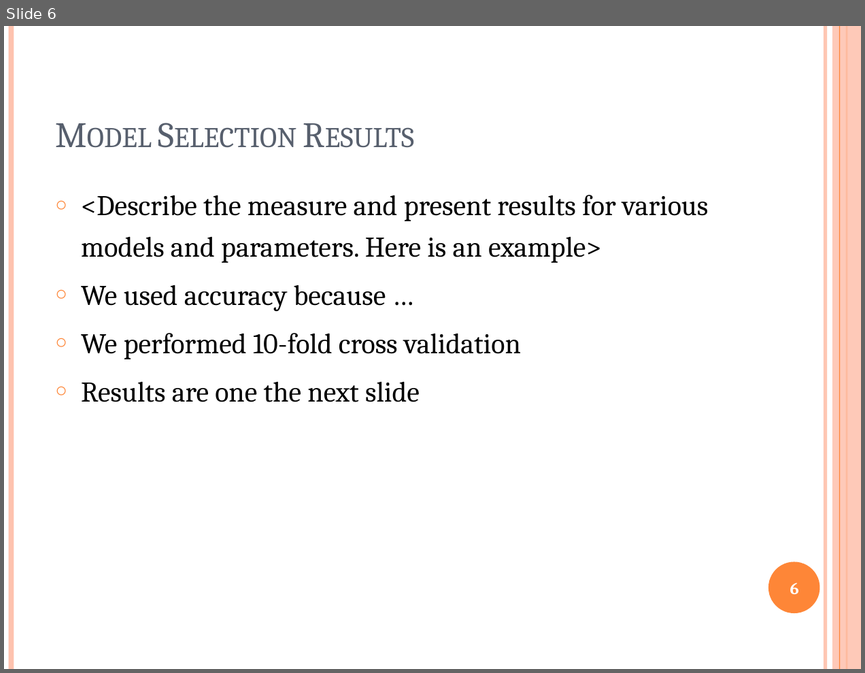
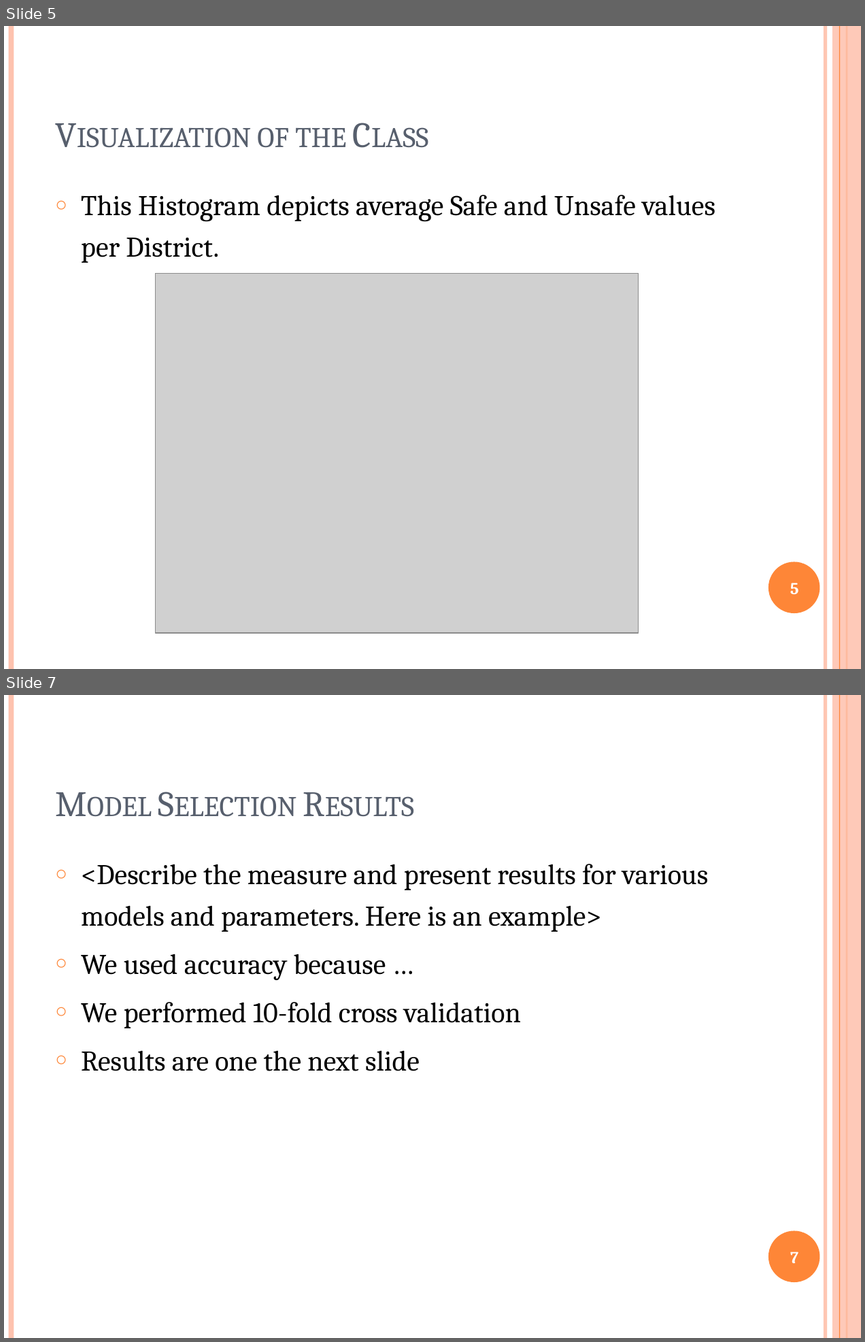
Before and after one commit to zee1159/Safe-Area-Prediction-Machine-Learning-Project, a slide deck: project-presentation-template.pptx. Shown one above the other, each under a label of ours: slide 6 before the commit, slides 5 and 7 after it; the slides between them are not shown. The pictures are 865x673 and 865x1342 pixels, drawn with LibreOffice and Linux fonts; fonts in the diff are those of the drawing; grey boxes stand for pictures. Boxes give left, top, right and bottom in pixels: in the first picture for what was removed or moved away, otherwise in the second. Text is boxed around its words. In the diff, an @@ line names an element or a change of style, - is before the commit and + after.

```diff
--- a/project-presentation-template.pptx
+++ b/project-presentation-template.pptx
@@ slide 5 added at <box>4,26,861,669</box>, background #FFFFFF; not listed: 6 template elements that a slide beside it also shows @@
@@ title added at <box>257,127,346,148</box>, 30 pt, text #575F6D, small capitals @@
+Visualization of the Class
@@ text added at <box>81,195,715,263</box>, 24 pt, text #000000 @@
+○ This Histogram depicts average Safe and Unsafe values per District.
@@ picture added at <box>155,273,638,633</box> @@
@@ page number added at <box>790,582,799,594</box>, 14 pt, text #FFFFFF, bold @@
+5
@@ what was slide 6 is now slide 7 @@
@@ page number at <box>790,1251,798,1263</box>: text changed @@
-6
+7
```
Also in this commit, not shown: 5 slides changed, 2 other files.
